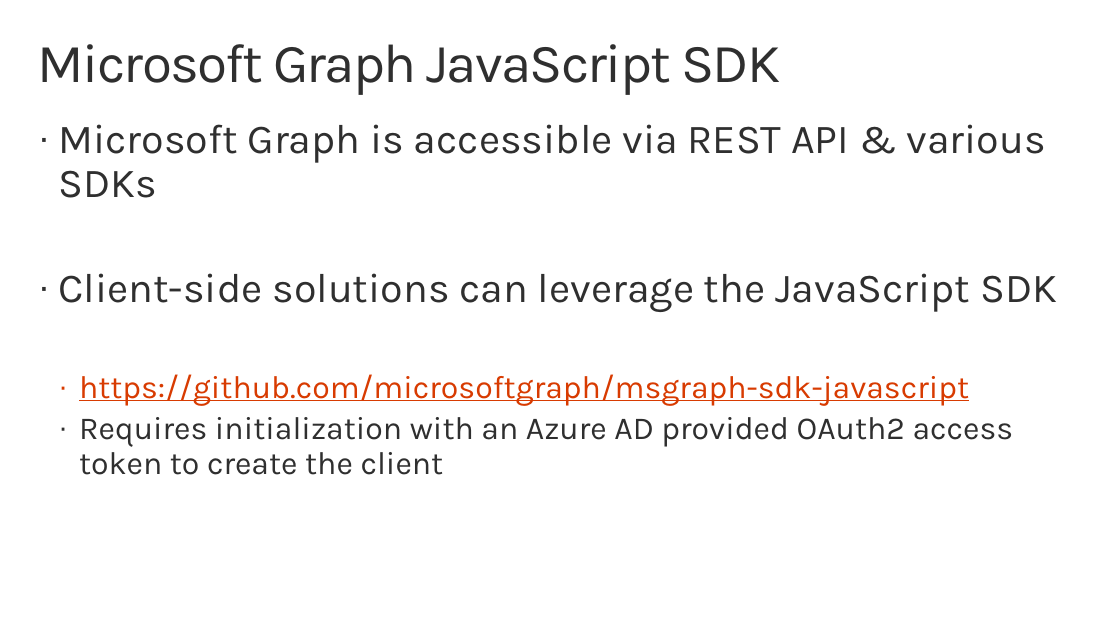
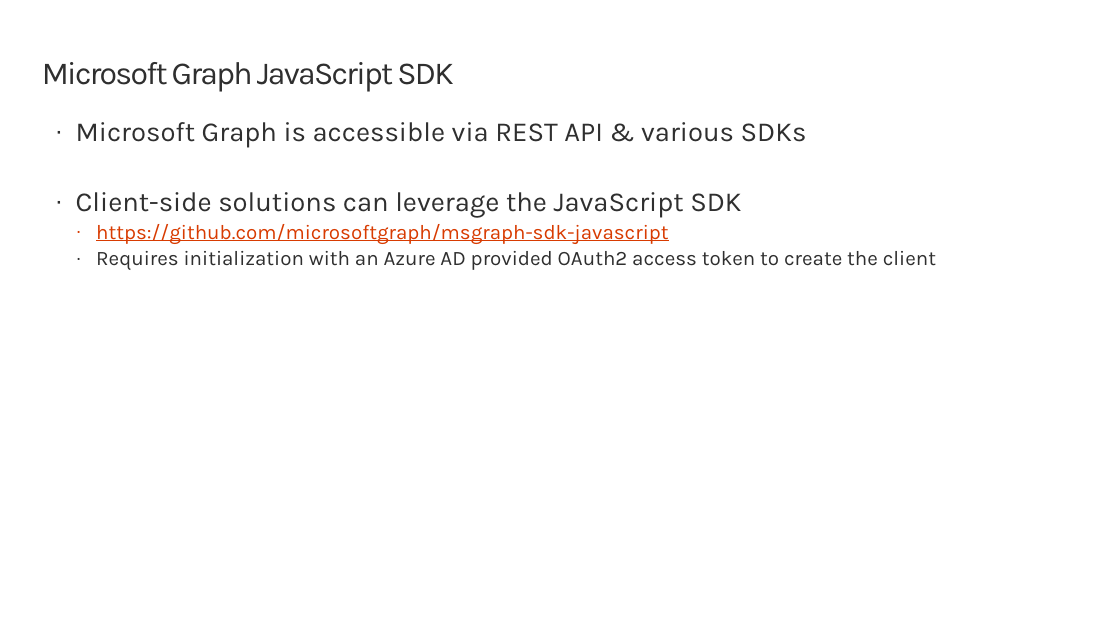
Before and after one commit to SharePoint/sp-dev-training-spfx-graph-3rdpartyapis, a slide deck: slide 6 of 03 msgraphpclient.pptx. Drawn at 1120x630 pixels with LibreOffice and Linux fonts; fonts in the diff are those of the drawing; background and template pictures are left out. Boxes give left, top, right and bottom in pixels: in the first picture for what was removed or moved away, otherwise in the second. Text is boxed around its words. In the diff, an @@ line names an element or a change of style, - is before the commit and + after.

```diff
--- a/03 msgraphpclient.pptx
+++ b/03 msgraphpclient.pptx
@@ title "Microsoft Graph JavaScript SDK": place and size @@
-title "Microsoft Graph JavaScript SDK" at bbox=[38, 44, 780, 95]
+title "Microsoft Graph JavaScript SDK" at bbox=[42, 62, 453, 92]
@@ title "Microsoft Graph JavaScript SDK" at bbox=[42, 62, 453, 92]: size 48 to 28 pt @@
@@ text "Microsoft Graph is accessible via ...": place and size @@
-text "Microsoft Graph is accessible via ..." at bbox=[58, 124, 1057, 475]
+text "Microsoft Graph is accessible via ..." at bbox=[76, 122, 936, 270]
@@ text "Microsoft Graph is accessible via ..." at bbox=[76, 122, 936, 270]: size 36 to 24 pt in "Microsoft Graph is accessible via REST API ...", "Client-side solutions can leverage the JavaScript SDK"; size 28 to 18 pt in "https://github.com/microsoftgraph/msgraph-sdk-javascript", "Requires initialization with an Azure AD provided ..."; less space between paragraphs @@
```
Also in this commit, not shown: 8 other slides changed, 1 other file.
